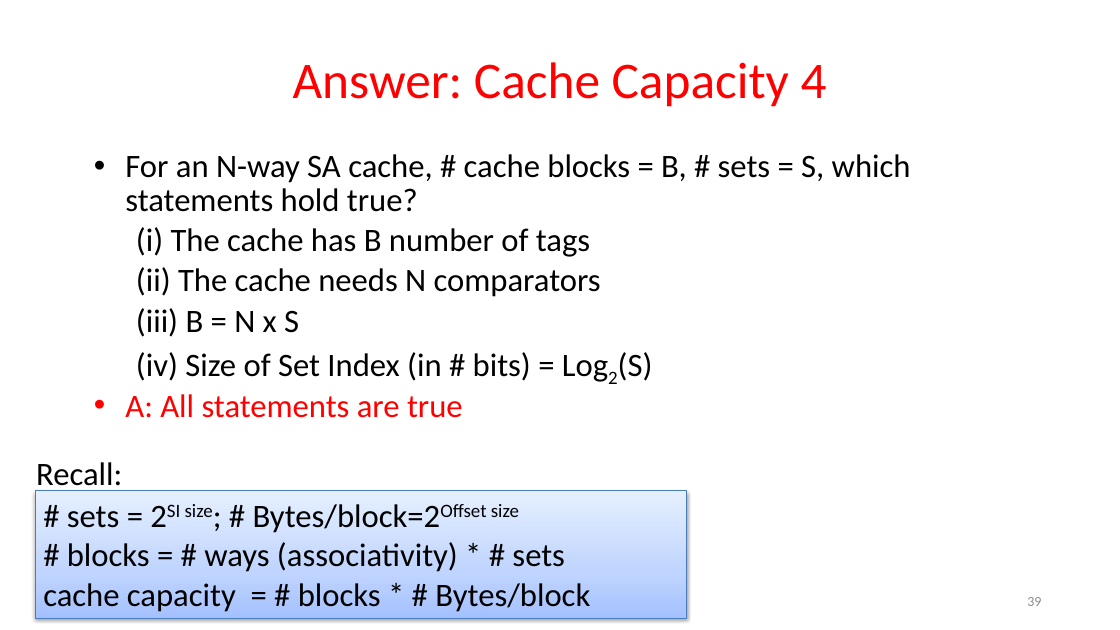
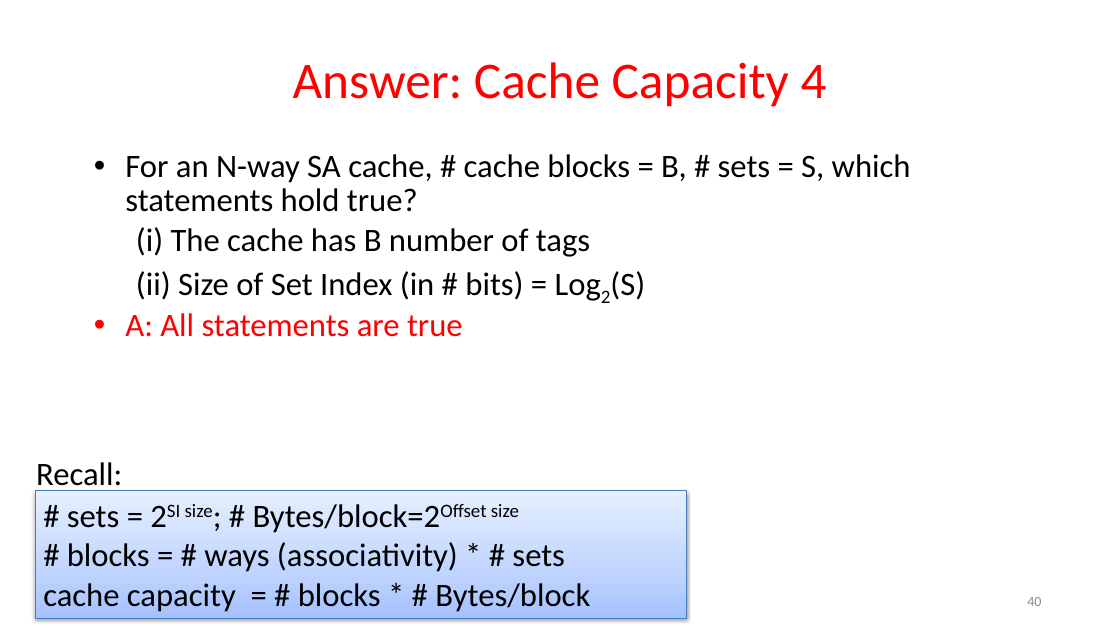
Before and after one commit to guhofstra/CSC256Fa25, a slide deck: slide 40 of PPTs/L7-Exercises ANS.pptx (slide 39 before the commit). Drawn at 1120x630 pixels with LibreOffice and Linux fonts; fonts in the diff are those of the drawing. Boxes give left, top, right and bottom in pixels: in the first picture for what was removed or moved away, otherwise in the second. Text is boxed around its words. In the diff, an @@ line names an element or a change of style, - is before the commit and + after.

```diff
--- a/PPTs/L7-Exercises ANS.pptx
+++ b/PPTs/L7-Exercises ANS.pptx
@@ text at <box>136,271,645,300</box>: text changed @@
-(ii) The cache needs N comparators
-(iii) B = N x S
-(iv) Size of Set Index (in # bits) = Log2(S)
+(ii) Size of Set Index (in # bits) = Log2(S)
@@ page number at <box>1027,597,1041,606</box>: text changed @@
-39
+40
```
Also in this commit, not shown: 10 other slides changed, 1 slide added, 13 other files.
